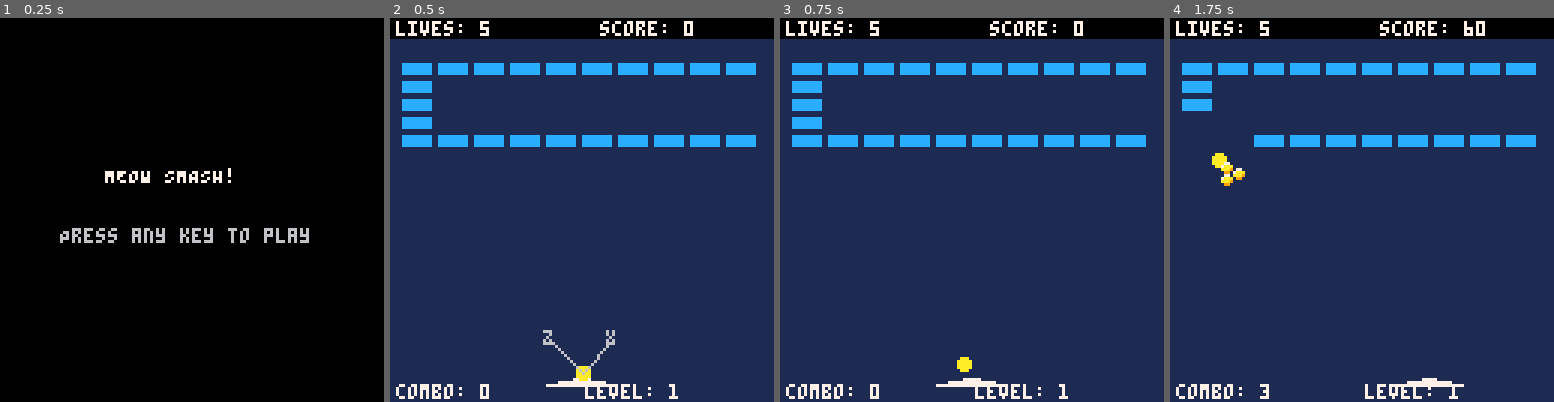
Above: before the commit, frames 1-4 (left to right).
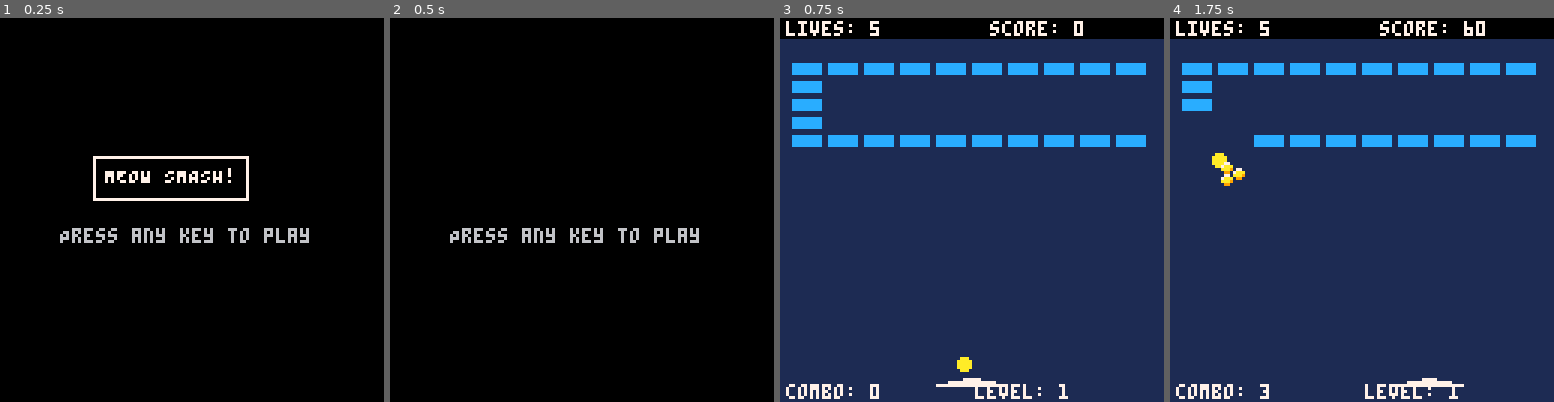
Above: after the commit, the same moments.

Repository: clintkelly/orbit-guard
Game: PICO-8 cartridge meow_smash.p8
Same seed, same stepped clock (60 frames per second), same inputs: the game is played once before the commit and once after it.
Inputs:
- Up to frame 1 (0.25 s): no input
- Up to frame 2 (0.5 s): tap X (X key) at 0.33 s
- Up to frame 3 (0.75 s): tap O (Z key) at 0.7 s
- Up to frame 4 (1.75 s): tap X (X key) at 1.07 s; hold Right from 1.6 s (still down); tap O (Z key) at 1.7 s

The runs differ from the first frame. In frame 1, 0.8% of the frame differs, in the area x 24-65%, y 35-48%; in frame 2, 95%, in the area x 0-100%, y 0-100%; in frame 3, nothing differs; in frame 4, nothing differs.

Commit message:
Add enhanced title screen with pulsing animation and bordered text
- Added box border around "MEOW SMASH\!" title text
- Implemented slow color pulsing: white -> light grey -> dark grey -> light green -> repeat
- Added fast blinking effect when button is pressed to start game
- Enhanced title screen animation with frame counter and timing system
- Preserved all existing functionality - 95/95 unit tests still passing

Animation details:
- Normal pulse cycle: 120 frames (2 seconds) through 4 colors
- Fast blink: 60 frames (1 second) of rapid white/black flashing
- Game starts after brief delay to show fast blink effect
- Box and text use same color and disappear together when blinking

🤖 Generated with [Claude Code](https://claude.ai/code)

Co-Authored-By: Claude <noreply@anthropic.com>

Diff:
--- a/meow_smash_code/main.lua
+++ b/meow_smash_code/main.lua
@@ -186,6 +186,11 @@
 player_shield = nil -- shield object (nil when inactive)
 player_paddle = nil -- paddle object (initialized in _init)
 
+-- title screen animation variables
+title_frame_counter = 0
+title_fast_blink_timer = 0
+title_is_fast_blinking = false
+
 --========================================
 -- ██████   █████  ██████  ██████  ██      ███████
 -- ██   ██ ██   ██ ██   ██ ██   ██ ██      ██
@@ -1216,6 +1221,10 @@
 	player_score = 0
 	player_combo = 0
 	player_shield = nil -- clear shield
+	-- initialize title screen animation
+	title_frame_counter = 0
+	title_fast_blink_timer = 0
+	title_is_fast_blinking = false
 	-- create shuffled level order (levels 2-15, level 1 stays first)
 	create_shuffled_levels()
 	-- initialize bricks
@@ -1333,7 +1342,32 @@
 
 -- start screen functions --
 function update_start()
+	-- update animation frame counter
+	title_frame_counter += 1
+
+	-- handle fast blinking timer
+	if title_is_fast_blinking then
+		title_fast_blink_timer -= 1
+		if title_fast_blink_timer <= 0 then
+			title_is_fast_blinking = false
+		end
+	end
+
 	if btnp(0) or btnp(1) or btnp(2) or btnp(3) or btnp(4) or btnp(5) then
+		-- start fast blinking effect
+		title_is_fast_blinking = true
+		title_fast_blink_timer = 60 -- blink fast for 1 second (60 frames)
+
+		-- delay game start slightly to show the fast blink effect
+		-- we'll change state after a short delay instead of immediately
+		if title_fast_blink_timer == 60 then
+			-- just started fast blinking, don't start game yet
+			return
+		end
+	end
+
+	-- start game after fast blink effect is mostly done
+	if title_is_fast_blinking and title_fast_blink_timer <= 45 then
 		game_state = "game"
 		-- reset game objects
 		player_paddle = paddle:new()
@@ -1348,12 +1382,68 @@
 		-- reset bricks and powerups
 		init_bricks()
 		powerups = {}
+
+		-- reset title screen variables
+		title_frame_counter = 0
+		title_fast_blink_timer = 0
+		title_is_fast_blinking = false
 	end
 end
 
 function draw_start()
 	cls()
-	print("MEOW SMASH!", 35, 50, 7)
+
+	-- title box and text positioning
+	local title_text = "MEOW SMASH!"
+	local title_x = 35
+	local title_y = 50
+	local box_padding = 4
+	local box_x1 = title_x - box_padding
+	local box_y1 = title_y - box_padding
+	local box_x2 = title_x + #title_text * 4 + box_padding - 1  -- 4 pixels per character
+	local box_y2 = title_y + 6 + box_padding  -- text height is about 6 pixels
+
+	-- determine title color based on animation state
+	local title_color = 7  -- default white
+
+	if title_is_fast_blinking then
+		-- fast blinking: every 3 frames
+		if title_fast_blink_timer % 6 < 3 then
+			title_color = 7  -- white
+		else
+			title_color = 0  -- black (invisible)
+		end
+	else
+		-- slow pulsing through color cycle: white -> grey -> dark -> light green -> back
+		-- cycle every 120 frames (2 seconds at 60fps)
+		local cycle_position = (title_frame_counter % 120) / 120
+
+		if cycle_position < 0.25 then
+			-- white to grey
+			title_color = 7  -- white
+		elseif cycle_position < 0.5 then
+			-- grey to dark grey
+			title_color = 6  -- light grey
+		elseif cycle_position < 0.75 then
+			-- dark grey
+			title_color = 5  -- dark grey
+		else
+			-- light green back to white
+			title_color = 11  -- light green
+		end
+	end
+
+	-- draw title box (only if title is visible)
+	if title_color ~= 0 then
+		rect(box_x1, box_y1, box_x2, box_y2, title_color)
+	end
+
+	-- draw title text
+	if title_color ~= 0 then
+		print(title_text, title_x, title_y, title_color)
+	end
+
+	-- draw instruction text (always visible)
 	print("Press any key to play", 20, 70, 6)
 end
 
--- a/meow_smash_code/test/main_converted.lua
+++ b/meow_smash_code/test/main_converted.lua
@@ -186,6 +186,11 @@
 player_shield = nil -- shield object (nil when inactive)
 player_paddle = nil -- paddle object (initialized in _init)
 
+-- title screen animation variables
+title_frame_counter = 0
+title_fast_blink_timer = 0
+title_is_fast_blinking = false
+
 --========================================
 -- ██████   █████  ██████  ██████  ██      ███████
 -- ██   ██ ██   ██ ██   ██ ██   ██ ██      ██
@@ -1216,6 +1221,10 @@
 	player_score = 0
 	player_combo = 0
 	player_shield = nil -- clear shield
+	-- initialize title screen animation
+	title_frame_counter = 0
+	title_fast_blink_timer = 0
+	title_is_fast_blinking = false
 	-- create shuffled level order (levels 2-15, level 1 stays first)
 	create_shuffled_levels()
 	-- initialize bricks
@@ -1333,7 +1342,32 @@
 
 -- start screen functions --
 function update_start()
+	-- update animation frame counter
+	title_frame_counter = title_frame_counter + 1
+
+	-- handle fast blinking timer
+	if title_is_fast_blinking then
+		title_fast_blink_timer = title_fast_blink_timer - 1
+		if title_fast_blink_timer <= 0 then
+			title_is_fast_blinking = false
+		end
+	end
+
 	if btnp(0) or btnp(1) or btnp(2) or btnp(3) or btnp(4) or btnp(5) then
+		-- start fast blinking effect
+		title_is_fast_blinking = true
+		title_fast_blink_timer = 60 -- blink fast for 1 second (60 frames)
+
+		-- delay game start slightly to show the fast blink effect
+		-- we'll change state after a short delay instead of immediately
+		if title_fast_blink_timer == 60 then
+			-- just started fast blinking, don't start game yet
+			return
+		end
+	end
+
+	-- start game after fast blink effect is mostly done
+	if title_is_fast_blinking and title_fast_blink_timer <= 45 then
 		game_state = "game"
 		-- reset game objects
 		player_paddle = paddle:new()
@@ -1348,12 +1382,68 @@
 		-- reset bricks and powerups
 		init_bricks()
 		powerups = {}
+
+		-- reset title screen variables
+		title_frame_counter = 0
+		title_fast_blink_timer = 0
+		title_is_fast_blinking = false
 	end
 end
 
 function draw_start()
 	cls()
-	print("MEOW SMASH!", 35, 50, 7)
+
+	-- title box and text positioning
+	local title_text = "MEOW SMASH!"
+	local title_x = 35
+	local title_y = 50
+	local box_padding = 4
+	local box_x1 = title_x - box_padding
+	local box_y1 = title_y - box_padding
+	local box_x2 = title_x + #title_text * 4 + box_padding - 1  -- 4 pixels per character
+	local box_y2 = title_y + 6 + box_padding  -- text height is about 6 pixels
+
+	-- determine title color based on animation state
+	local title_color = 7  -- default white
+
+	if title_is_fast_blinking then
+		-- fast blinking: every 3 frames
+		if title_fast_blink_timer % 6 < 3 then
+			title_color = 7  -- white
+		else
+			title_color = 0  -- black (invisible)
+		end
+	else
+		-- slow pulsing through color cycle: white -> grey -> dark -> light green -> back
+		-- cycle every 120 frames (2 seconds at 60fps)
+		local cycle_position = (title_frame_counter % 120) / 120
+
+		if cycle_position < 0.25 then
+			-- white to grey
+			title_color = 7  -- white
+		elseif cycle_position < 0.5 then
+			-- grey to dark grey
+			title_color = 6  -- light grey
+		elseif cycle_position < 0.75 then
+			-- dark grey
+			title_color = 5  -- dark grey
+		else
+			-- light green back to white
+			title_color = 11  -- light green
+		end
+	end
+
+	-- draw title box (only if title is visible)
+	if title_color ~= 0 then
+		rect(box_x1, box_y1, box_x2, box_y2, title_color)
+	end
+
+	-- draw title text
+	if title_color ~= 0 then
+		print(title_text, title_x, title_y, title_color)
+	end
+
+	-- draw instruction text (always visible)
 	print("Press any key to play", 20, 70, 6)
 end
 
